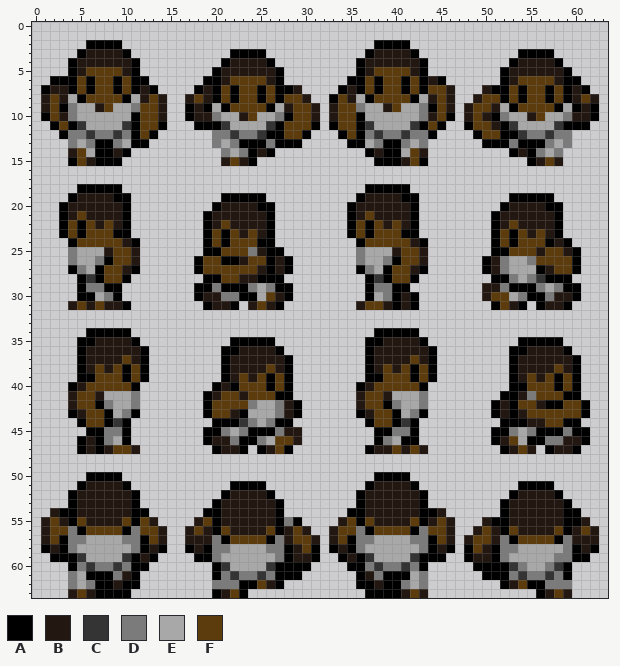
Edited in one commit: pixel-art sprite (images/actors/lester.png). This is how it looked before the edit.
The file is 64x64 pixels.
Palette (. is transparent): A #000000  B #231712  C #343434  D #7b7b7b  E #a8a8a8  F #5c3c0d
Pixels before, first column x 1:
 2 .....AAAA............................AAAA.....................
 3 ....ABBBBA...........AAAA...........ABBBBA...........AAAA.....
 4 ...ABBBBBBA.........ABBBBA.........ABBBBBBA.........ABBBBA....
 5 ...ABFFFFBA........ABBBBBBA........ABFFFFBA........ABBBBBBA...
 6 .AAAFAFFAFAA......AABFFFFBA.......AAFAFFAFABA......ABFFFFBAA..
 7 ABBAFAFFAFABA....ABAFAFFAFAAB....ABAFAFFAFAFFB...BAAFAFFAFABA.
 8 BFBEAFFFFAEBFB..BFBAFAFFAFAFFB..AFBEAFFFFAEBFB..BFFAFAFFAFABFB
 9 BFADEEBFEEDFFB..ABAEAFFFFAEBFFB.BFFDEEBFEEDAFB.BFFBEAFFFFAEABA
10 AFBDEEEEEEAFFB..ABBDEEBFEEDAFFB.BFFAEEEEEEDBFA.BFBADEEBFEEDBBA
11 .AFACEEEECAFFA...AAACEEEECAFFFA.AFFACEEEECAFA..AFFBACEEEECAAA.
12 ..ADDCDDCDAFA......DDCDDCAAFFA...AFADCDDCDDA....AFFAACDDCDD...
13 ...DEDAADEAA.......DEDAAADAAA.....AAEDAADED......AAADAAADED...
14 ...BFEAABA..........DEDABA..........ABAAEFB.........ABADED....
15 ...AFBAAA...........BFBA.............AAABFA...........ABFB....
16 ..............................................................
17 ..............................................................
18 ....AAAAA...........................AAAAA.....................
19 ...ABBBBAA..........AAAAA..........ABBBBAA..........AAAAA.....
20 ..ABBBBBBA.........ABBBBAA........ABBBBBBA.........ABBBBAA....
21 ..ABFBBBBA........ABBBBBBA........ABFBBBBA........ABBBBBBA....
22 ..AFAFBFBA........ABFBBBBA........AFAFBFBA........ABFBBBBA....
23 ..AFAFFFAA........AFAFBFBA........AFAFFFAA........AFAFBFBA....
24 ...AFFFFFBA.......AFAFFFAA.........AFFFFFBA.......AFAFFFABA...
25 ...DEEEBFFB.......AAFFFDBAA........DEEEBFFB.......AAFFFBFFBA..
26 ...DEEDAFFB......AFFAABFFABA.......DEEDAFFB......ABDEEDFFFFA..
27 ...ADEAFFBA......AFFFFFFBABA.......ADEAFFBA......ABDEEEABFFA..
28 ....ACAFFA........AAFFBBAAA.........ACAFFA........AADEDCAAA...
29 ....ADDAA........AADAAADEDAA........ADDAA........BBDAAADEDAA..
30 ....AAEDA........ABBDDAAEFBA........AEDABA.......BFFEDAADBBA..
31 ...BFBFBBA........ABBA.BFBA........BFFBABA........AFBA.ABBA...
32 ..............................................................
33 ..............................................................
34 .....AAAAA...........................AAAAA....................
35 ....AABBBBA..........AAAAA..........AABBBBA..........AAAAA....
36 ....ABBBBBBA........AABBBBA.........ABBBBBBA........AABBBBA...
37 ....ABBBBFBA........ABBBBBBA........ABBBBFBA........ABBBBBBA..
38 ....ABFBFAFA........ABBBBFBA........ABFBFAFA........ABBBBFBA..
39 ....AAFFFAFA........ABFBFAFA........AAFFFAFA........ABFBFAFA..
40 ...ABFFFFFA........ABAFFFAFA.......ABFFFFFA.........AAFFFAFA..
41 ...BFFBEEED.......ABFFBFFFAA.......BFFBEEED........AABDFFFAA..
42 ...BFFADEED.......AFFFFDEEDBA......BFFADEED.......ABAFFBAAFFA.
43 ...ABFFAEDA.......AFFBAEEEDBA......ABFFAEDA.......ABABFFFFFFA.
44 ....AFFACA.........AAACDEDAA........AFFACA.........AAABBFFAA..
45 .....AADDA........AADEDAAADBB........AADDA........AADEDAAADAA.
46 ....ABADEA........ABBDAADEFFB........ADEAA........ABFEAADDBBA.
47 ....ABABFFB........ABBA.ABFA........ABBFBFB........ABFB.ABBA..
48 ..............................................................
49 ..............................................................
50 .....AAAA............................AAAA.....................
51 ....ABBBBA...........AAAA...........ABBBBA...........AAAA.....
52 ...ABBBBBBA.........ABBBBA.........ABBBBBBA.........ABBBBA....
53 ...ABBBBBBA........ABBBBBBA........ABBBBBBA........ABBBBBBA...
54 .BAABBBBBBAA......AABBBBBBA.......AABBBBBBAAB......ABBBBBBAA..
55 BFBAFBBBBFAFB....BFABBBBBBADA....BFAFBBBBFABFB...BAABBBBBBAAB.
56 BFFDAFFFFADFFB..BFBAFBBBBFABFB..BFFDAFFFFADFFB..BFBAFBBBBFABFB
57 BFADDEEEEDDAFB..BBBDAFFFFADBFFB.BFADDEEEEDDAFB.BFFBDAFFFFADBBB
58 ABADEEEEEEDABA..ABADDEEEEDDABFA.ABADEEEEEEDABA.AFBADDEEEEEDABA
59 .AAACEEEECABA....AADEEEEEEDABBA..ABACEEEECAAA..ABBADEEEEEDDAA.
60 ...ADCDDCDAA.......ACEEEECAAAA....AADCDDCDA.....AAAACDEEDCA...
61 ...DEAAADBA........ADCDDCDAAA......ABDAAAED......AAADCDDCDA...
62 ...DEDAABAA........DDDAAFBA........AABAADED........ABFAADDD...
63 ...BFBAAAA.........ABFA.............AAAABFB............ABFB...
New version:
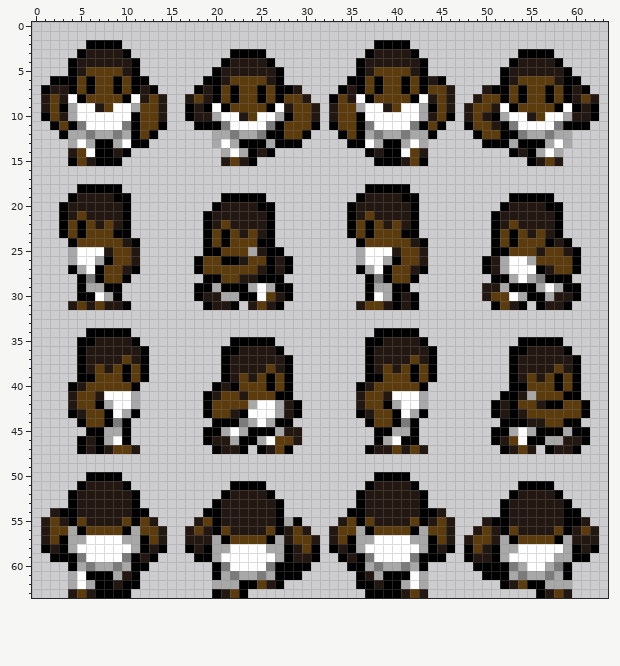
From old to new:
colour C: #343434 -> #7b7b7b
colour D: #7b7b7b -> #a8a8a8
colour E: #a8a8a8 -> #ffffff
